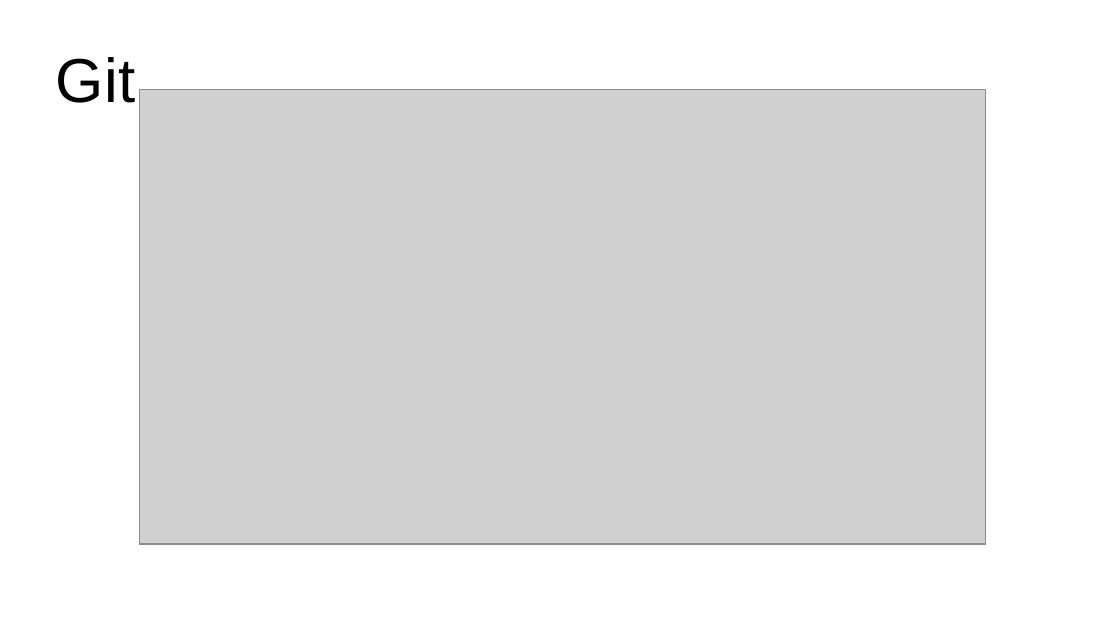
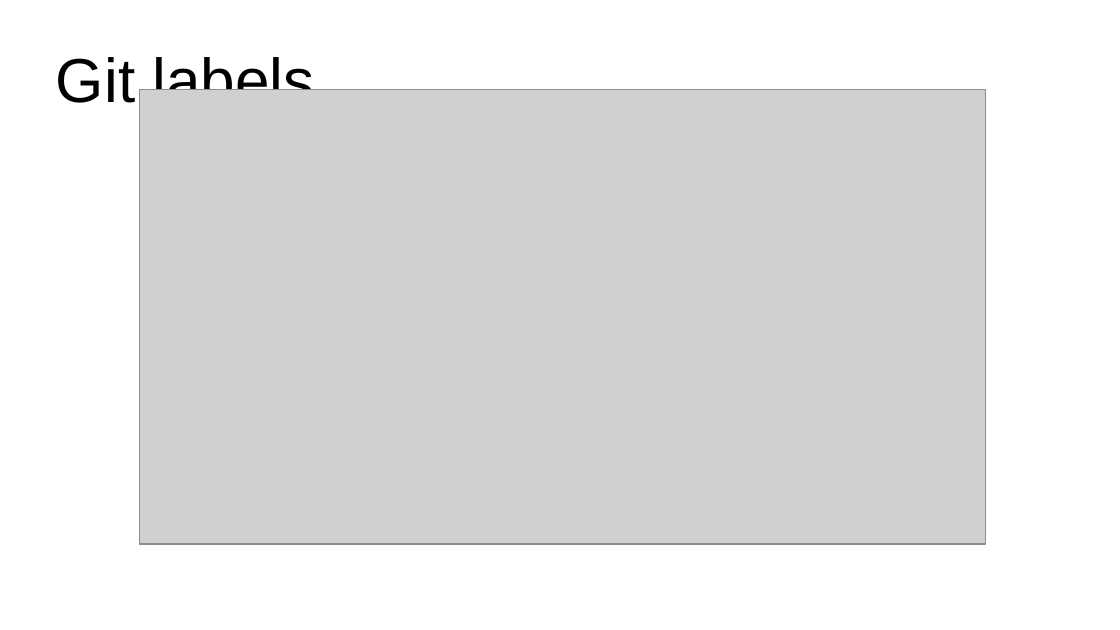
Before and after one commit to DzygaSkoryk/astronomy_python, a slide deck: slide 5 of Git_slides.odp (slide 4 before the commit). Drawn at 1120x630 pixels with LibreOffice and Linux fonts; fonts in the diff are those of the drawing; grey boxes stand for pictures. Boxes give left, top, right and bottom in pixels: in the first picture for what was removed or moved away, otherwise in the second. Text is boxed around its words. In the diff, an @@ line names an element or a change of style, - is before the commit and + after.

Commit message:
add lecture 3

```diff
--- a/Git_slides.odp
+++ b/Git_slides.odp
@@ title at [56, 52, 314, 103]: text changed @@
-Git
+Git labels
```
Also in this commit, not shown: 2 other slides changed, 13 slides added, 1 slide removed, 4 other files.
